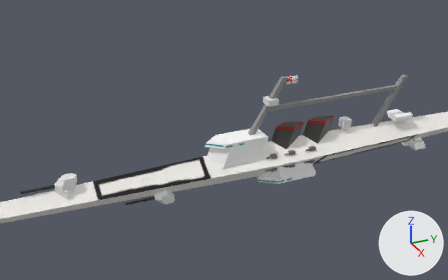
An edit to the Blender file space/SPACE/Assets/corvette.blend, drawn before and after from the same camera.
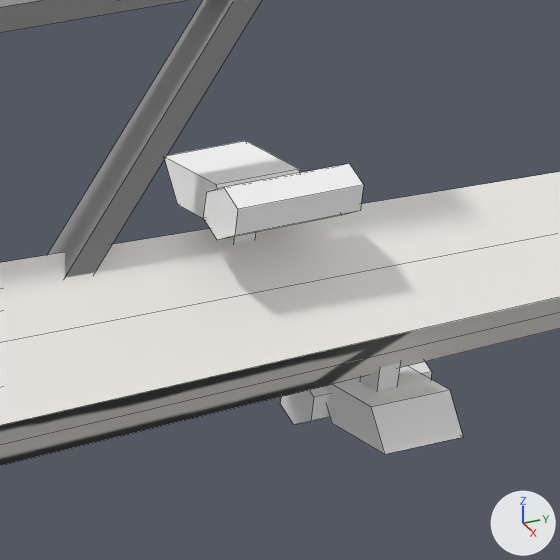
The first picture shows the older version from a 50 mm lens placed at (26.8, -15.7, 15.0), pointed at (-0.5, -3.4, 1.3). The close-ups show both versions on the part from 81% to 98% of the width and 32% to 59% of the height of that picture; other places that the commit changed are outside them. Every picture has the same lights, and +X, +Y and +Z are marked at lower right. The close-ups show mesh edges as thin lines.

Before the edit, the objects in view are built like this:
```python
ob_cube = bpy.data.objects.new('Cube', me_cube)
ob_cube.location = (0.0, 0.0, 0.0)
ob_cube.rotation_euler = (0.0, 1.571, 0.0)  # degrees (0, 90, 0)
ob_cube_089 = bpy.data.objects.new('Cube.089', me_cube_020)
ob_cube_089.location = (0.0, 7.773, 0.781)
ob_cube_090 = bpy.data.objects.new('Cube.090', me_cube_091)
ob_cube_090.location = (0.0, 9.403, -0.732)
ob_cube_090.rotation_euler = (0.0, -3.142, 0.0)  # degrees (0, -180, 0)
ob_cylinder = bpy.data.objects.new('Cylinder', me_cylinder)
ob_cylinder.parent = ob_cube_089
ob_cylinder.location = (0.358, 7.604, 1.112)
ob_cylinder.rotation_euler = (1.571, 0.0, 0.0)  # degrees (90, 0, 0)
ob_cylinder_001 = bpy.data.objects.new('Cylinder.001', me_cylinder_001)
ob_cylinder_001.parent = ob_cube_090
ob_cylinder_001.location = (-0.358, 9.234, -1.064)
ob_cylinder_001.rotation_euler = (1.571, -3.142, 0.0)  # degrees (90, -180, 0)
# also in view: 'Cube.006' at (0.0, 6.7, 2.0); 'Cube.007' at (0.0, 3.0, 2.9)
```
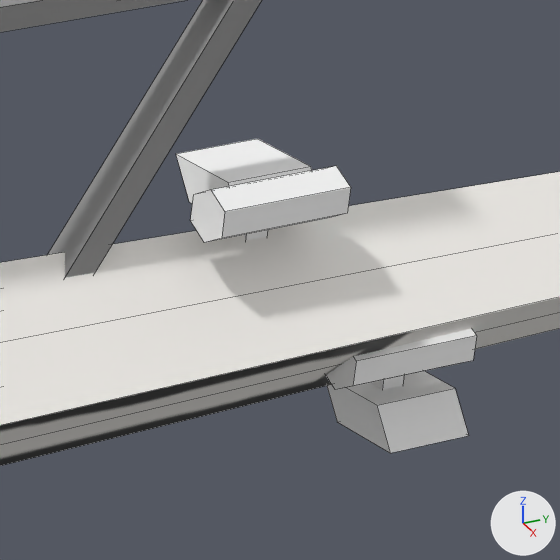
Where the newer file only moved an object's origin or applied its transform, the numbers keep the older frame.

The change in detail:
me_cube_020 has 16 vertices, 12 faces and spans x -0.543..0.319, y -0.615..0.172, z -0.293..0.45.
me_cube_020 is used by ob_cube_089; location (0.0, 7.773, 0.781).
me_cube_020 part 1: the whole mesh is moved by (0.0, 0.268, 0.0).
me_cylinder has 12 vertices, 8 faces and spans x -0.188..0.188, y -0.217..0.217, z -0.595..0.595.
me_cylinder is used by ob_cylinder; parent ob_cube_089; location (0.358, 7.604, 1.112); rotation (1.571, 0.0, 0.0), in degrees (90, 0, 0).
me_cylinder part 2: the whole mesh is moved by (0.0, 0.0, -0.032).
me_cylinder_001 has 12 vertices, 8 faces and spans x -0.188..0.188, y -0.217..0.217, z -0.595..0.595.
me_cylinder_001 is used by ob_cylinder_001; parent ob_cube_090; location (-0.358, 9.234, -1.064); rotation (1.571, -3.142, 0.0), in degrees (90, -180, 0).
me_cylinder_001 part 3: the whole mesh is moved by (0.0, 0.0, 0.057).
me_cube_091 has 16 vertices, 12 faces and spans x -0.543..0.319, y -0.615..0.172, z -0.293..0.45.
me_cube_091 is used by ob_cube_090; location (0.0, 9.403, -0.732); rotation (0.0, -3.142, 0.0), in degrees (0, -180, 0).
me_cube_091 part 4: the whole mesh is turned -180 degrees about the y axis through its middle, then moved by (0.224, 0.272, -0.158).
Object 'Cube.089' (ob_cube_089) moves from (0.0, 7.773, 0.781) to (0.0, 7.618, 0.781).
Object 'Cube.090' (ob_cube_090) turns from (0, -180, 0) to (0, 0, 0) degrees about x, y and z.
Object 'Cube.090' (ob_cube_090) moves from (0.0, 9.403, -0.732) to (0.0, 9.187, -0.732).

Where the change shows, as pixel boxes [x1, y1, x2, y2] in the close-ups (560 x 560 px):
'Cube.090', moved, turned: before [324, 363, 463, 454]; after [327, 371, 469, 453]
'Cylinder', mesh moved, reshaped: before [203, 164, 364, 240]; after [190, 166, 351, 243]
'Cube.089', moved: before [165, 141, 300, 242]; after [176, 139, 312, 240]
'Cylinder.001', mesh moved, reshaped: before [281, 362, 432, 425]; after [326, 329, 477, 390]
